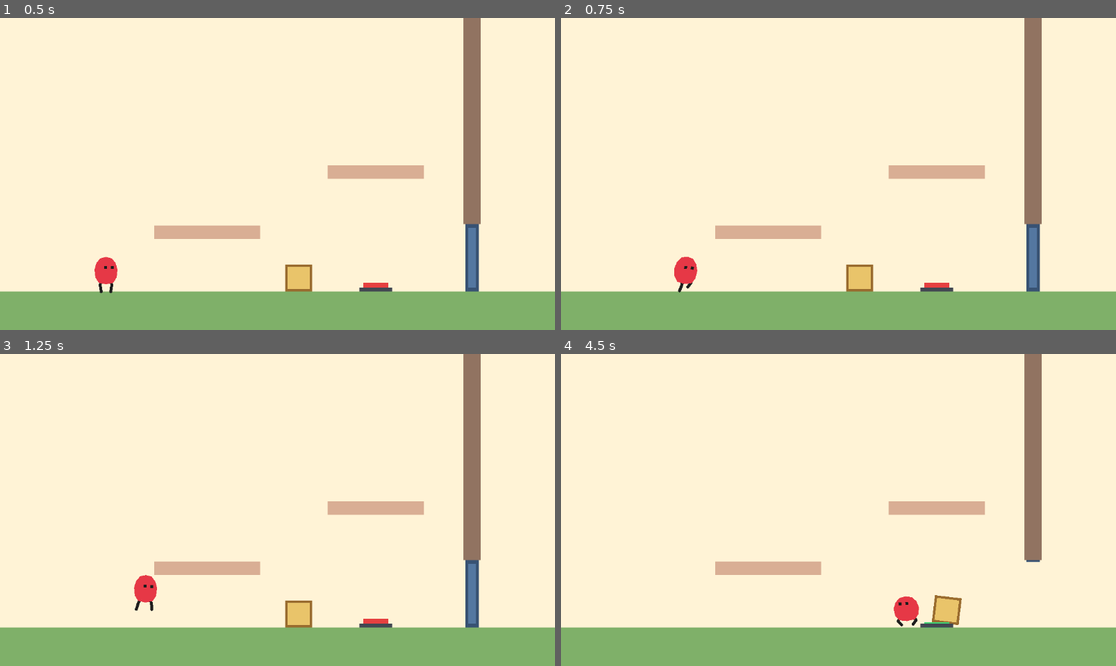
Above: before the commit, frames 1-4 (two rows, left to right).
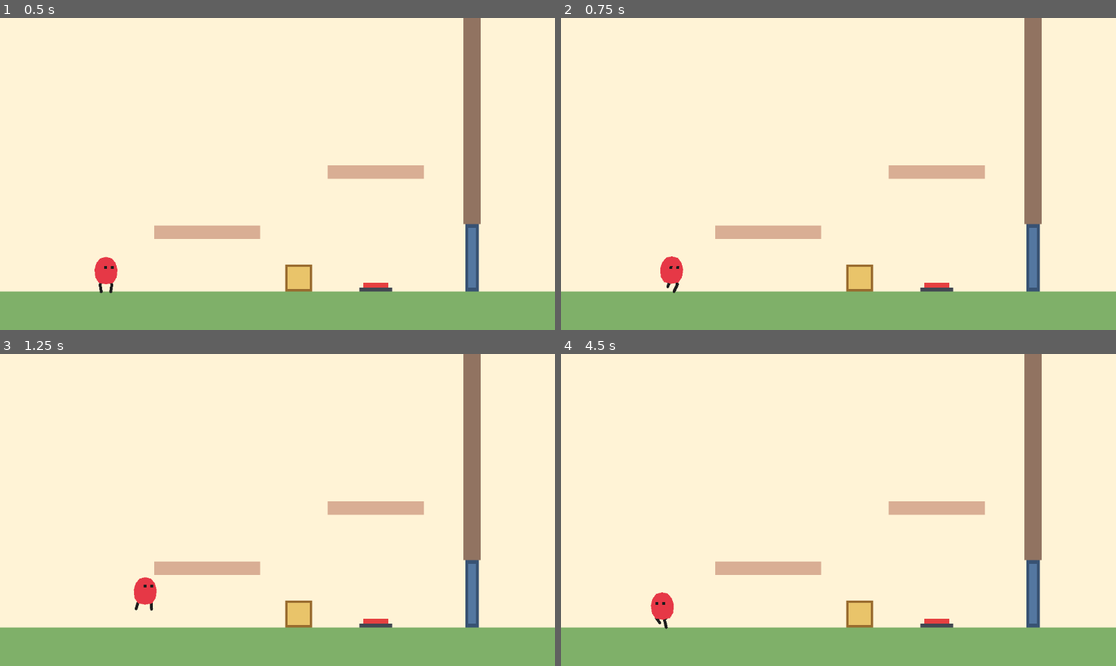
Above: after the commit, the same moments.

Repository: jberrozpe/PikuClon
Game: Godot game, scene res://escenas/nivel_prueba.tscn
The game is run twice, just before and just after one commit, with the same random seed, the same clock (stepped at 60 frames per second) and the same inputs.
Inputs:
- Up to frame 1 (0.5 s): no input
- Up to frame 2 (0.75 s): tap Enter at 0.5 s; hold D (mover_derecha) from 0.53 s (still down); tap R at 0.6 s
- Up to frame 3 (1.25 s): keep holding D (mover_derecha); tap W (saltar) at 0.77 s
- Up to frame 4 (4.5 s): tap S (agacharse) at 1.35 s; tap W (saltar) at 1.52, 3.02, 3.77 s; tap R at 1.55, 2.3, 2.85, 3.8, 4.35 s; release D (mover_derecha) at 2.03 s; hold A (mover_izquierda) 2.03-2.78 s; tap E (patada) at 2.1 s; hold D (mover_derecha) 2.78-4.28 s; tap Space at 3.6 s; hold A (mover_izquierda) from 4.28 s (still down)

Frame 1 is identical in both runs. In frame 2, 0.5% of the frame differs, in the area x 17-25%, y 76-89%; in frame 3, less than 0.1%; in frame 4, 2.1%, in the area x 16-87%, y 66-89%.

Commit message:
Permitir patear la caja desde arriba para desatascarla y añadir reinicio con R

Diff:
--- a/PikuClon/escenas/nivel_prueba.tscn
+++ b/PikuClon/escenas/nivel_prueba.tscn
@@ -27,7 +27,7 @@
 height = 76.0
 
 [sub_resource type="RectangleShape2D" id="RectangleShape2D_patada"]
-size = Vector2(48, 56)
+size = Vector2(56, 64)
 
 [sub_resource type="PhysicsMaterial" id="PhysicsMaterial_caja"]
 friction = 0.65
@@ -158,7 +158,7 @@
 polygon = PackedVector2Array(-3, -3, 3, -3, 3, 3, -3, 3)
 
 [node name="ZonaPatada" type="Area2D" parent="Jugador"]
-position = Vector2(34, 8)
+position = Vector2(34, 16)
 
 [node name="CollisionShape2D" type="CollisionShape2D" parent="Jugador/ZonaPatada"]
 shape = SubResource("RectangleShape2D_patada")
--- a/PikuClon/scripts/jugador.gd
+++ b/PikuClon/scripts/jugador.gd
@@ -42,6 +42,11 @@
 func _ready() -> void:
 	_configurar_controles()
 	efecto_patada.visible = false
+
+
+func _unhandled_input(event: InputEvent) -> void:
+	if event is InputEventKey and event.pressed and not event.echo and event.keycode == KEY_R:
+		get_tree().reload_current_scene()
 
 
 func _physics_process(delta: float) -> void:
